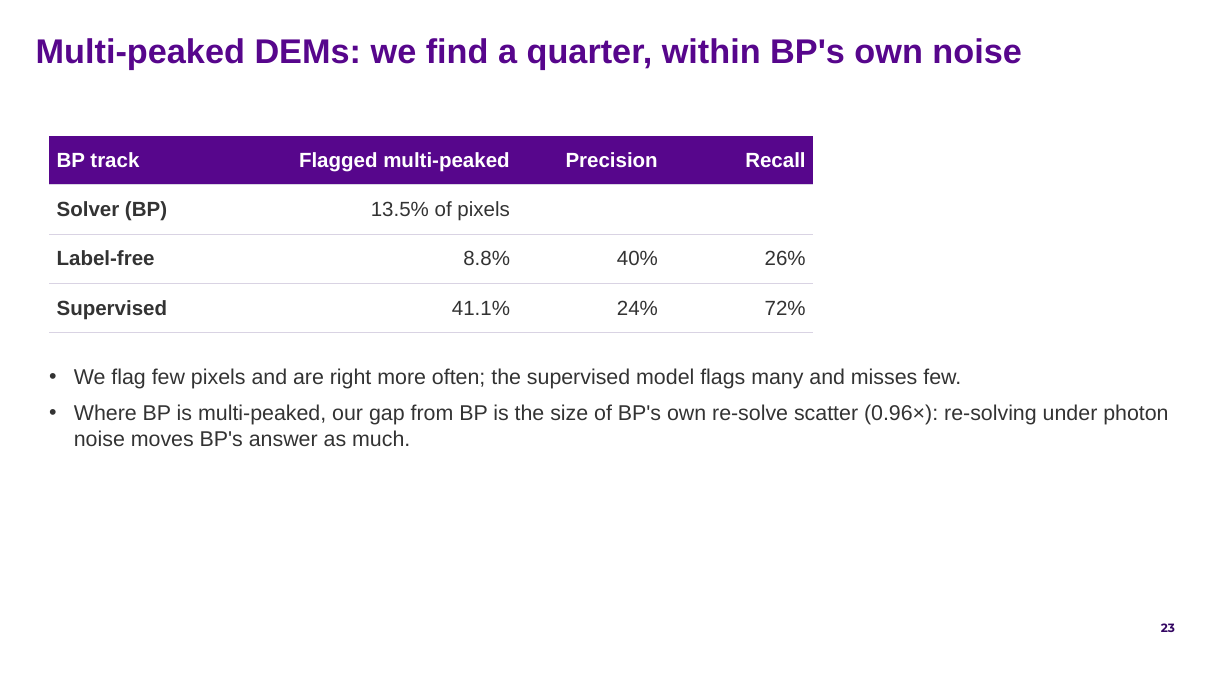
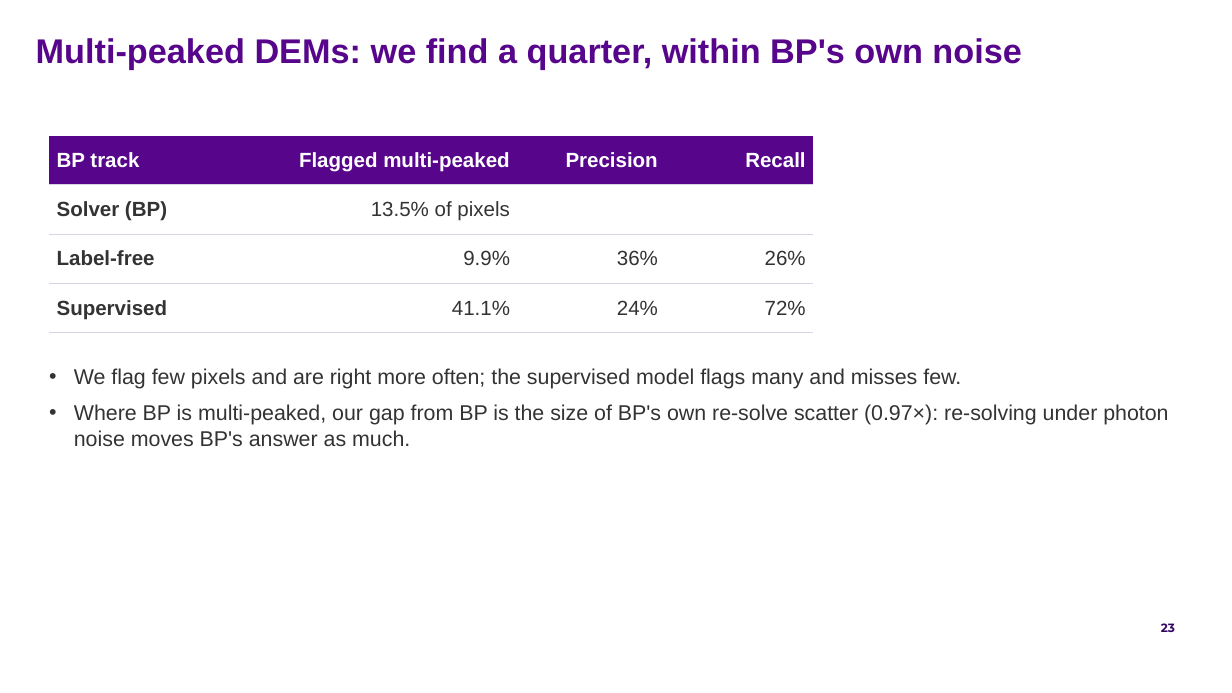
Before and after one commit to FruitPnchSamuraiG/solar-dem-inversion, a slide deck: slide 23 of slides/DEM_deck_v2.pptx. Drawn at 1232x693 pixels with LibreOffice and Linux fonts; fonts in the diff are those of the drawing; background and template pictures are left out. Boxes give left, top, right and bottom in pixels: in the first picture for what was removed or moved away, otherwise in the second. Text is boxed around its words. In the diff, an @@ line names an element or a change of style, - is before the commit and + after.

```diff
--- a/slides/DEM_deck_v2.pptx
+++ b/slides/DEM_deck_v2.pptx
@@ table at (x1=49, y1=136, x2=813, y2=333) @@
-row 3, column 2: 8.8%
+row 3, column 2: 9.9%
-row 3, column 3: 40%
+row 3, column 3: 36%
@@ text at (x1=74, y1=404, x2=1168, y2=446): text changed @@
-• Where BP is multi-peaked, our gap from BP is the size of BP's own re-solve scatter (0.96×): re-solving under photon noise moves BP's answer as much.
+• Where BP is multi-peaked, our gap from BP is the size of BP's own re-solve scatter (0.97×): re-solving under photon noise moves BP's answer as much.
```
Also in this commit, not shown: 12 other slides changed, 12 other files.
